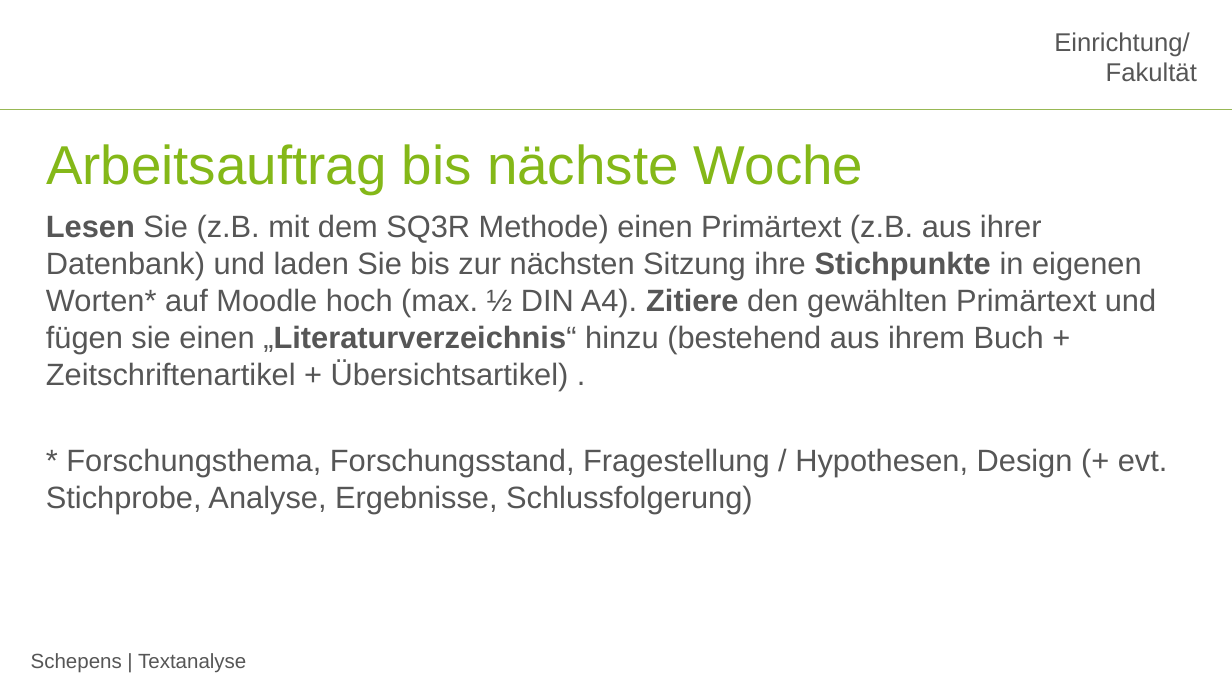
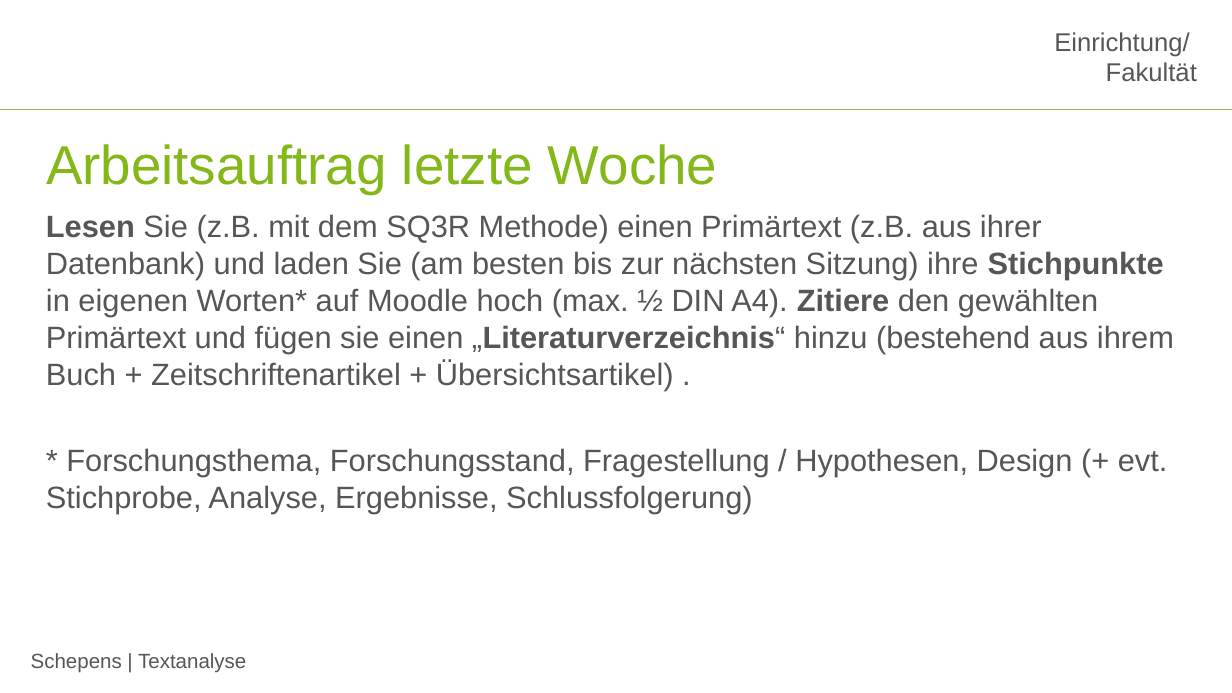
Before and after one commit to jobschepens/Textanalyse, a slide deck: slide 3 of folien/week5.pptx (slide 6 before the commit). Drawn at 1232x693 pixels with LibreOffice and Linux fonts; fonts in the diff are those of the drawing; background and template pictures are left out. Boxes give left, top, right and bottom in pixels: in the first picture for what was removed or moved away, otherwise in the second. Text is boxed around its words. In the diff, an @@ line names an element or a change of style, - is before the commit and + after.

```diff
--- a/folien/week5.pptx
+++ b/folien/week5.pptx
@@ title at [46, 144, 717, 194]: text changed @@
-Arbeitsauftrag bis nächste Woche
+Arbeitsauftrag letzte Woche
@@ text at [46, 214, 1174, 391]: text changed @@
-Lesen Sie (z.B. mit dem SQ3R Methode) einen Primärtext (z.B. aus ihrer Datenbank) und laden Sie bis zur nächsten Sitzung ihre Stichpunkte in eigenen Worten* auf Moodle hoch (max. ½ DIN A4). Zitiere den gewählten Primärtext und fügen sie einen „Literaturverzeichnis“ hinzu (bestehend aus ihrem Buch + Zeitschriftenartikel + Übersichtsartikel) .
+Lesen Sie (z.B. mit dem SQ3R Methode) einen Primärtext (z.B. aus ihrer Datenbank) und laden Sie (am besten bis zur nächsten Sitzung) ihre Stichpunkte in eigenen Worten* auf Moodle hoch (max. ½ DIN A4). Zitiere den gewählten Primärtext und fügen sie einen „Literaturverzeichnis“ hinzu (bestehend aus ihrem Buch + Zeitschriftenartikel + Übersichtsartikel) .
```
Also in this commit, not shown: 3 other slides changed, 20 slides added, 11 slides removed, 1 other file.
